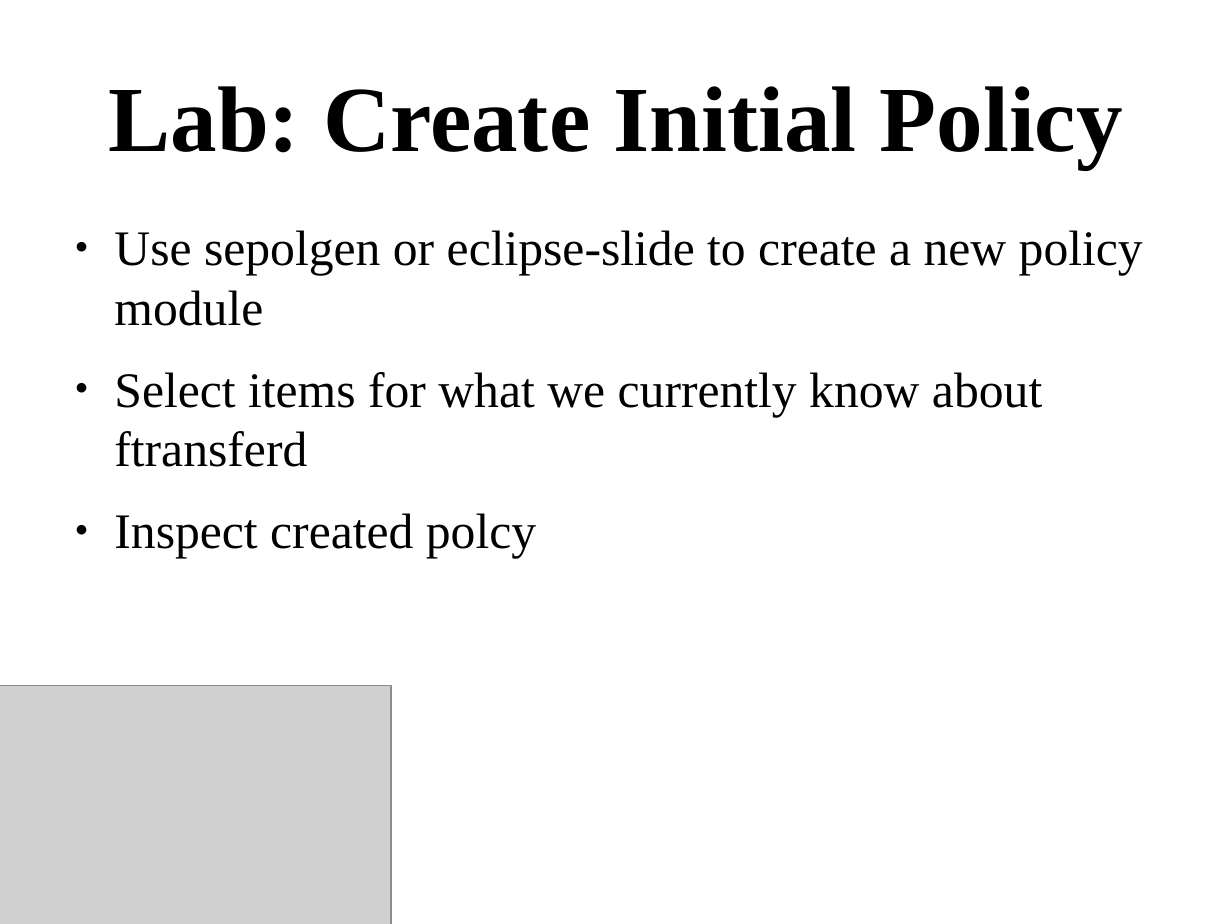
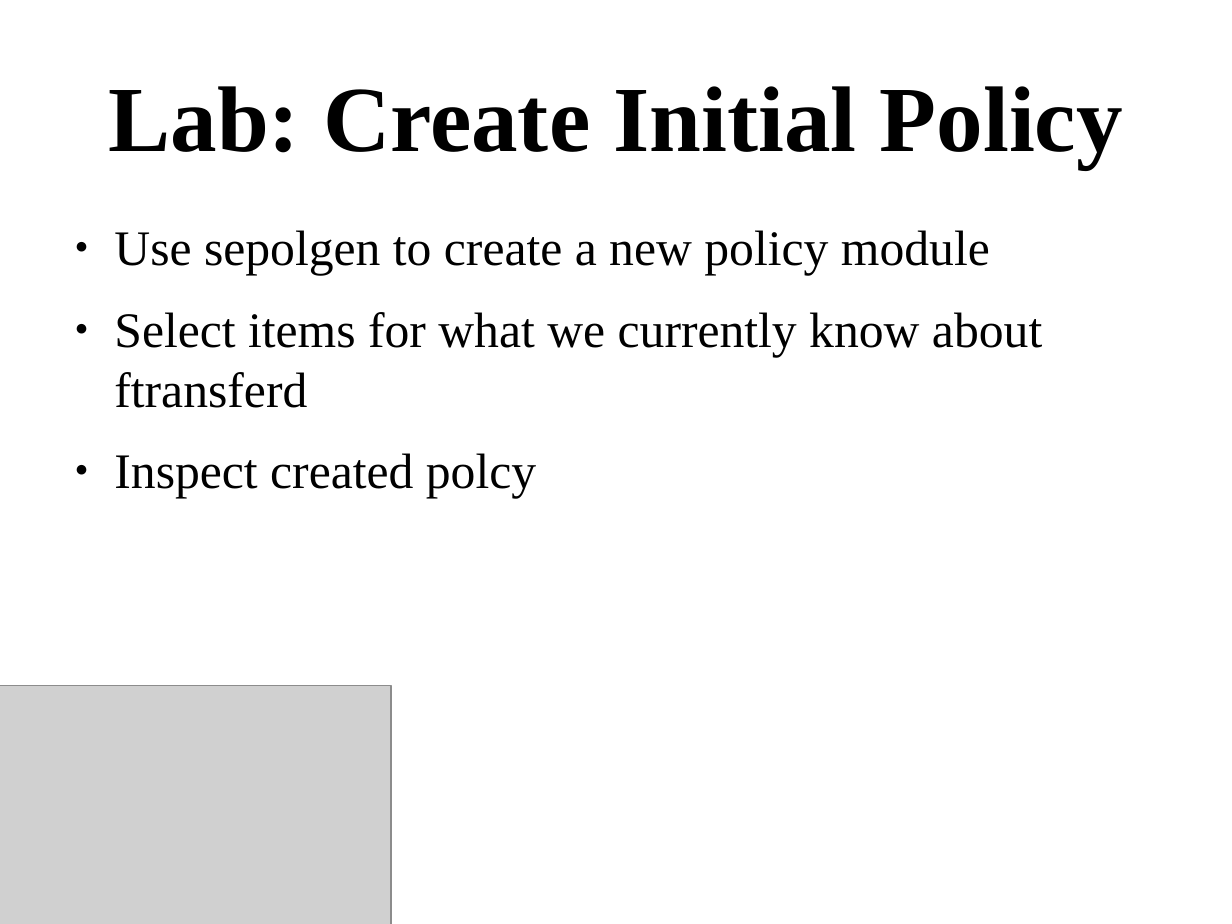
Before and after one commit to dpquigl/demystifying-selinux, a slide deck: slide 67 of demystifying-selinux-part2/demystifying_selinux_part2.odp. Drawn at 1232x924 pixels with LibreOffice and Linux fonts; fonts in the diff are those of the drawing; grey boxes stand for pictures. Boxes give left, top, right and bottom in pixels: in the first picture for what was removed or moved away, otherwise in the second. Text is boxed around its words. In the diff, an @@ line names an element or a change of style, - is before the commit and + after.

```diff
--- a/demystifying-selinux-part2/demystifying_selinux_part2.odp
+++ b/demystifying-selinux-part2/demystifying_selinux_part2.odp
@@ text at [114,230,990,276]: text changed @@
-● Use sepolgen or eclipse-slide to create a new policy module
+● Use sepolgen to create a new policy module
```
Also in this commit, not shown: 6 other slides changed, 2 other files.
